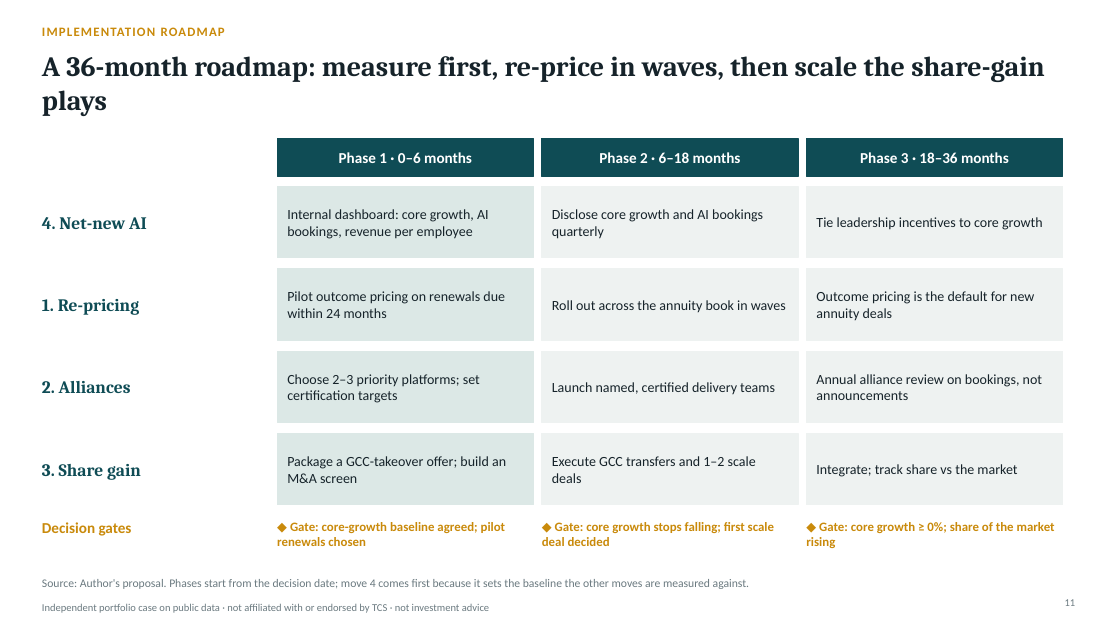
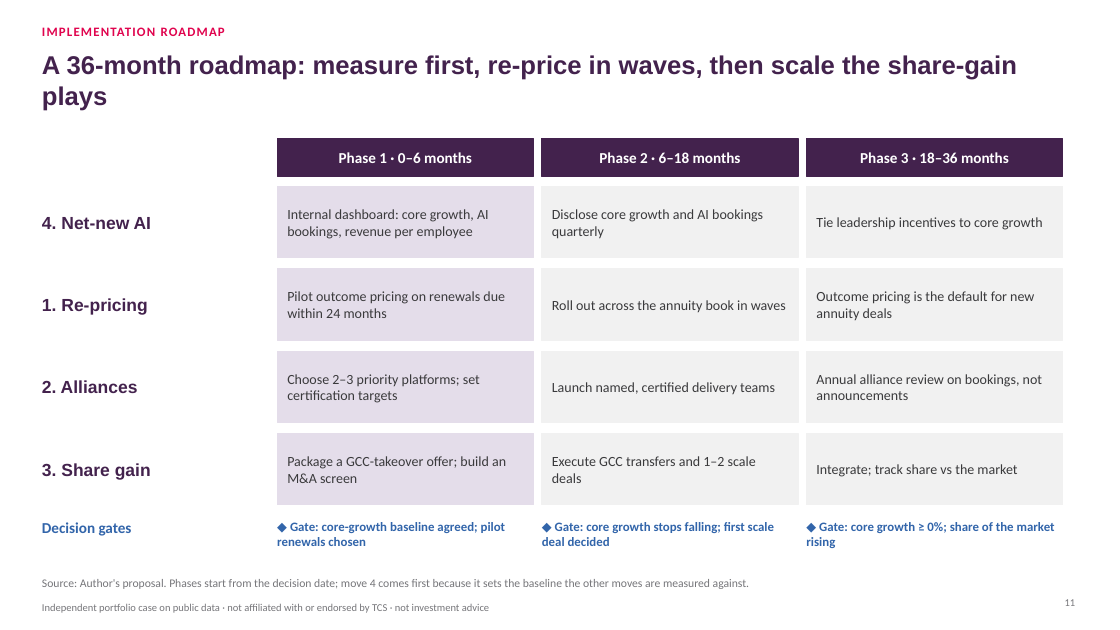
Before and after one commit to lokpriye96/ai-consulting-report-genai-services, a slide deck: slide 11 of outputs/TCS_AI_Deflation_Strategy.pptx. Drawn at 1120x630 pixels with LibreOffice and Linux fonts; fonts in the diff are those of the drawing. Boxes give left, top, right and bottom in pixels: in the first picture for what was removed or moved away, otherwise in the second. Text is boxed around its words. In the diff, an @@ line names an element or a change of style, - is before the commit and + after.

```diff
--- a/outputs/TCS_AI_Deflation_Strategy.pptx
+++ b/outputs/TCS_AI_Deflation_Strategy.pptx
@@ text "IMPLEMENTATION ROADMAP" at (42,27,225,36): text colour #C98A0B to #E0044E @@
@@ title "A 36-month roadmap: measure first, ..." at (42,55,1017,111): size 24 to 22 pt, font Cambria to Arial, text colour #16232A to #43224D @@
@@ fill #0F4C55 to #43224D; outline #0F4C55 1 pt to #43224D 1 pt in 3 elements at (277,139,534,176), (542,139,798,176), (807,139,1063,176) @@
@@ font Cambria to Arial, text colour #0F4C55 to #43224D in 4 elements at (42,217,151,229), (42,298,147,315), (42,380,138,393), (42,463,151,480) @@
@@ fill #DCE8E6 to #E4DDEA; outline #DCE8E6 1 pt to #E4DDEA 1 pt in 4 elements at (277,187,534,258), (277,269,534,340), (277,351,534,423), (277,434,534,505) @@
@@ fill #EEF2F1 to #F1F1F1; outline #EEF2F1 1 pt to #F1F1F1 1 pt in 8 elements at (542,187,798,258), (807,187,1063,258), (542,269,798,340), (807,269,1063,340), (542,351,798,423), (807,351,1063,423), (542,434,798,505), (807,434,1063,505) @@
@@ text colour #16232A to #3A3A3C in 12 elements at (287,209,489,239), (552,209,763,239), (816,217,1043,230), (287,291,505,318), (552,300,786,312), (816,291,1034,320), (287,374,480,403), (552,382,775,394), (816,374,1042,400), (287,456,506,483), (552,456,756,483), (816,464,1017,477) @@
@@ text colour #C98A0B to #3265AA in 4 elements at (277,522,506,546), (542,522,774,546), (806,522,1055,548), (42,522,132,536) @@
```
Also in this commit, not shown: 12 other slides changed, 21 other files.
